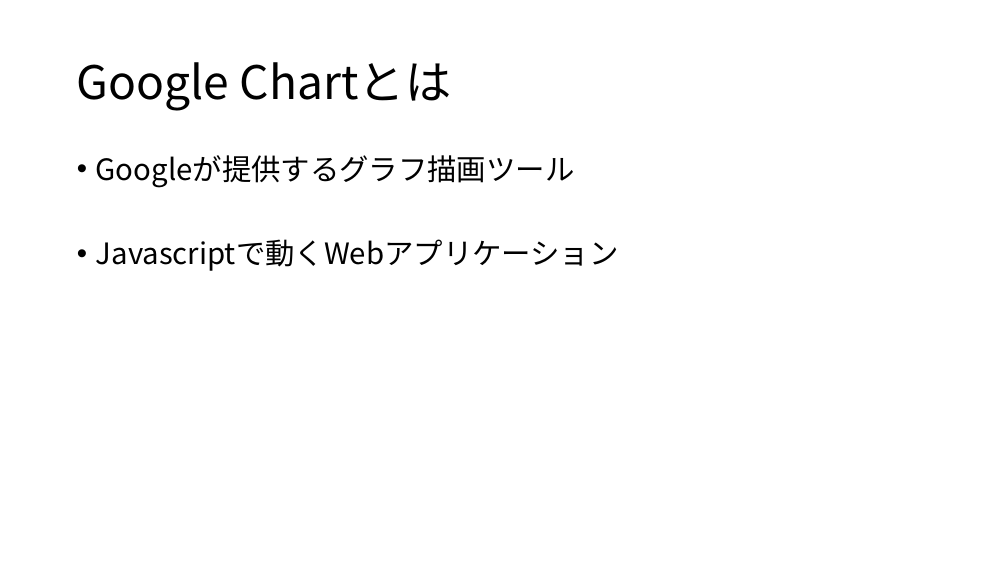
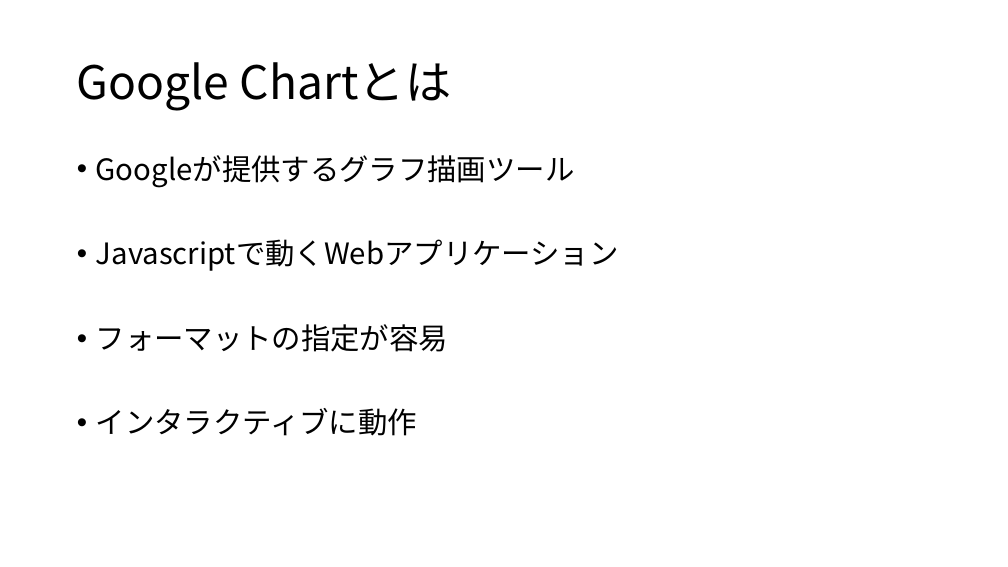
Before and after one commit to erevest-cobalt/3pro, a slide deck: slide 7 of 統計データの可視化.pptx. Drawn at 1008x567 pixels with LibreOffice and Linux fonts; fonts in the diff are those of the drawing. Boxes give left, top, right and bottom in pixels: in the first picture for what was removed or moved away, otherwise in the second. Text is boxed around its words. In the diff, an @@ line names an element or a change of style, - is before the commit and + after.

```diff
--- a/統計データの可視化.pptx
+++ b/統計データの可視化.pptx
@@ text at [96,324,448,436]: paragraphs added @@
+• フォーマットの指定が容易
+• インタラクティブに動作
```
Also in this commit, not shown: 1 other slide changed, 1 slide added.
